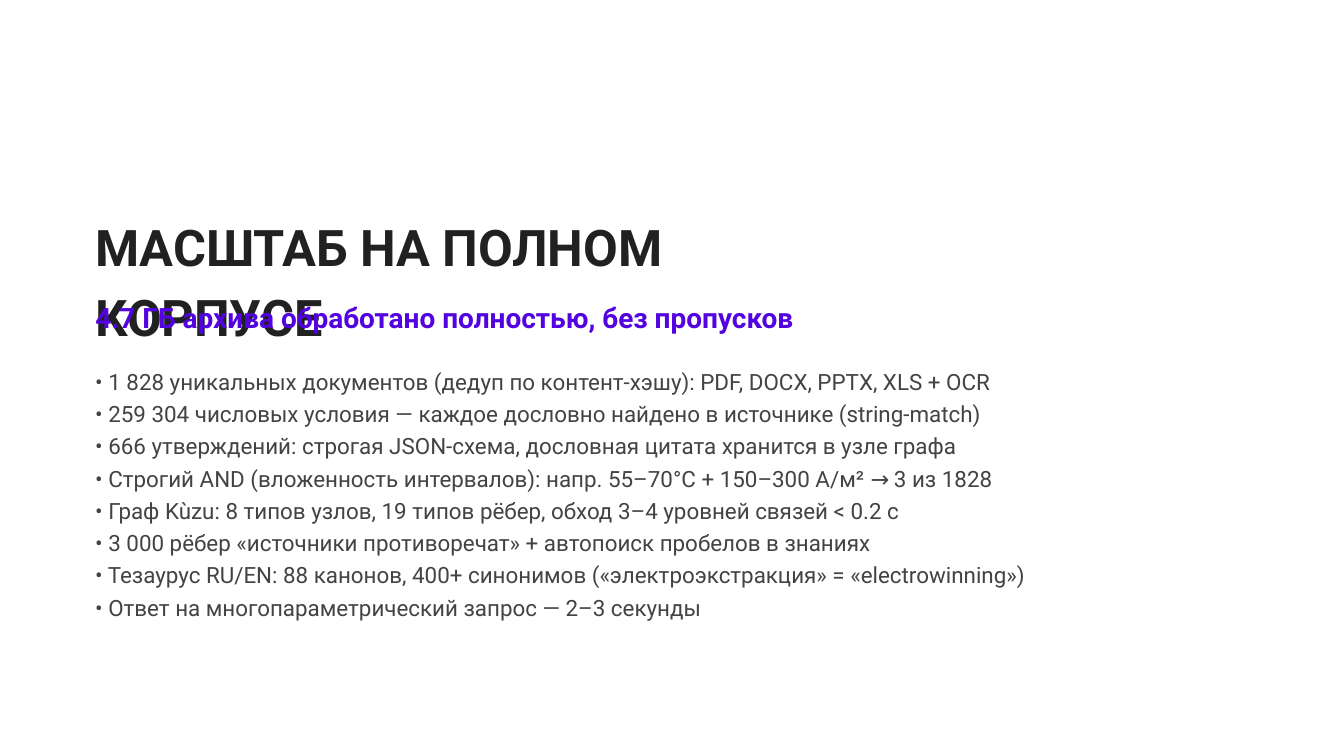
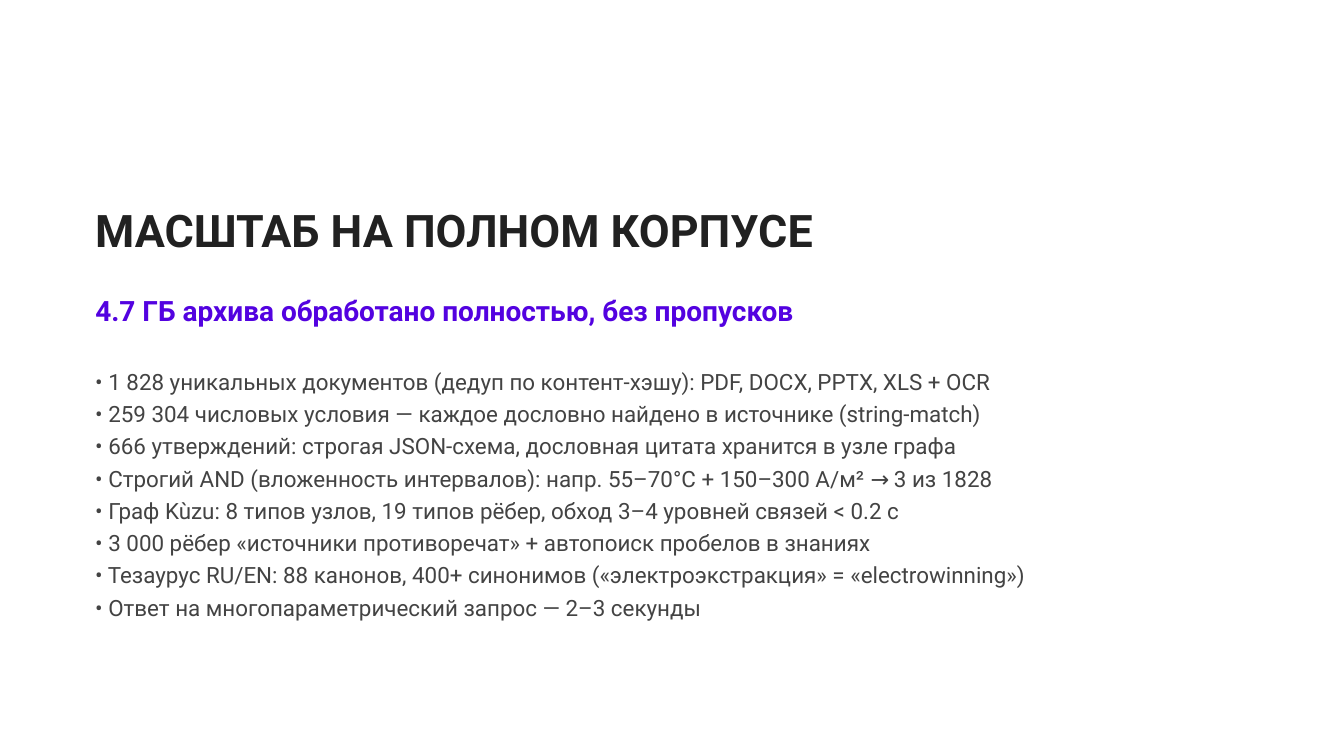
Before and after one commit to CatPawsCoder/Nornickel_aI_science_hack, a slide deck: slide 5 of presentation/nauchny-klubok-NN-v2.pptx. Drawn at 1344x756 pixels with LibreOffice and Linux fonts; fonts in the diff are those of the drawing; background and template pictures are left out. Boxes give left, top, right and bottom in pixels: in the first picture for what was removed or moved away, otherwise in the second. Text is boxed around its words. In the diff, an @@ line names an element or a change of style, - is before the commit and + after.

```diff
--- a/presentation/nauchny-klubok-NN-v2.pptx
+++ b/presentation/nauchny-klubok-NN-v2.pptx
@@ text "МАСШТАБ НА ПОЛНОМ КОРПУСЕ": place and size @@
-text "МАСШТАБ НА ПОЛНОМ КОРПУСЕ" at bbox=[95, 229, 663, 337]
+text "МАСШТАБ НА ПОЛНОМ КОРПУСЕ" at bbox=[95, 214, 813, 248]
@@ text "МАСШТАБ НА ПОЛНОМ КОРПУСЕ" at bbox=[95, 214, 813, 248]: size 27 to 24 pt @@
@@ text "4.7 ГБ архива обработано полностью, ..." rewrapped from bbox=[95, 302, 793, 335] to bbox=[95, 299, 793, 327] @@
```
Also in this commit, not shown: 1 other file.
